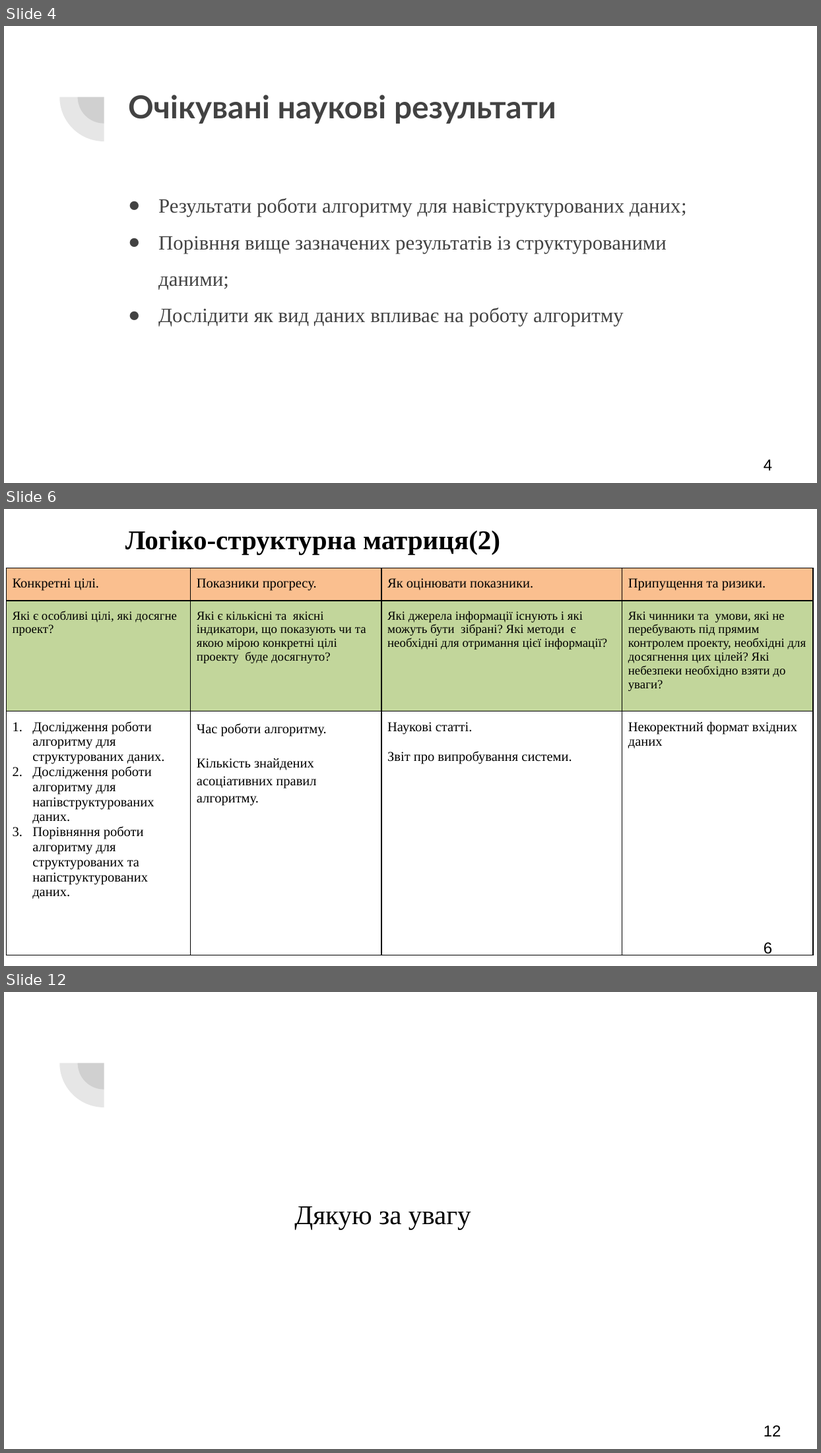
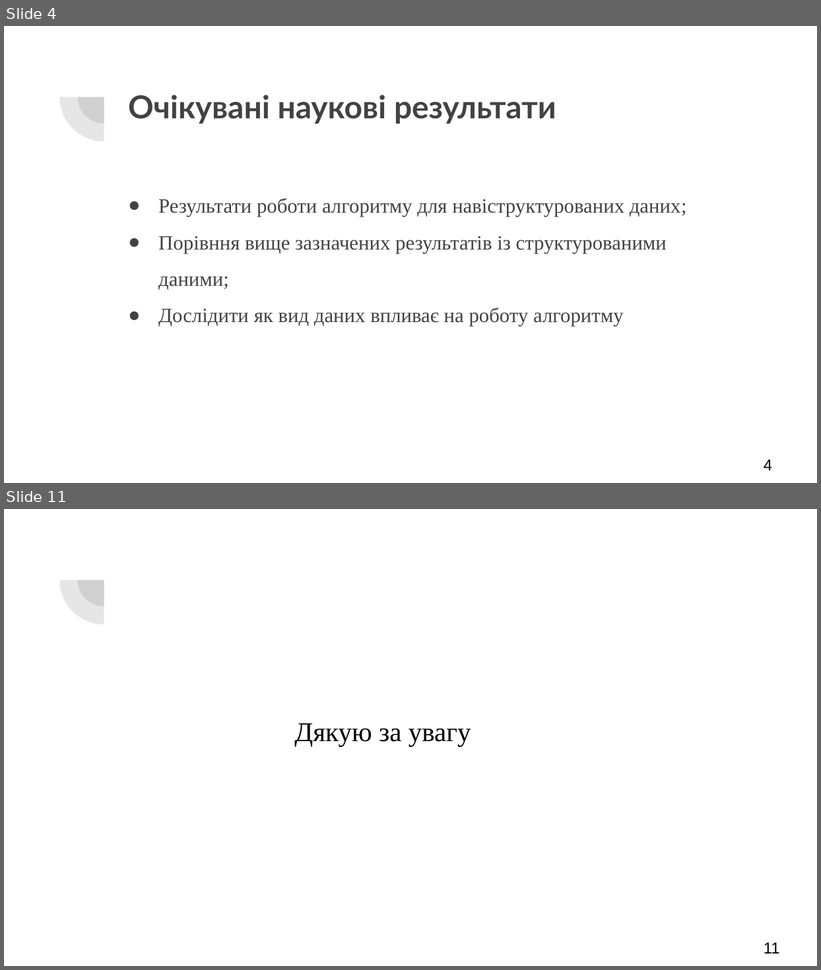
Before and after one commit to AndriiHavryliuk1/master2, a slide deck: docs/Дослідження_роботи_алгоритму_apriori.pptx. Shown one above the other, each under a label of ours: slides 4, 6 and 12 before the commit, slides 4 and 11 after it; the slides between them are not shown. The pictures are 821x1453 and 821x970 pixels, drawn with LibreOffice and Linux fonts; fonts in the diff are those of the drawing. Boxes give left, top, right and bottom in pixels: in the first picture for what was removed or moved away, otherwise in the second. Text is boxed around its words. In the diff, an @@ line names an element or a change of style, - is before the commit and + after.

```diff
--- a/docs/Дослідження_роботи_алгоритму_apriori.pptx
+++ b/docs/Дослідження_роботи_алгоритму_apriori.pptx
@@ slide 6 removed at (4,509,817,966), background #FFFFFF; not listed: 2 template elements that a slide beside it also shows @@
@@ title removed at (125,530,500,555) @@
-Логіко-структурна матриця(2)
@@ table removed at (7,568,814,955), 3 rows, 4 columns @@
-Конкретні цілі. | Показники прогресу. | Як оцінювати показники. | Припущення та ризики.
-Які є особливі цілі, які досягне проект? | Які є кількісні та якісні індикатори, що показують чи та якою мірою конкретні цілі проекту буде досягнуто? | Які джерела інформації існують і які можуть бути зібрані? Які методи є необхідні для отримання цієї інформації? | Які чинники та умови, які не перебувають під прямим контролем проекту, необхідні для досягнення цих цілей? Які небезпеки необхідно взяти до уваги?
-Дослідження роботи алгоритму для структурованих даних. / Дослідження роботи алгоритму для напівструктурованих даних. / Порівняння роботи алгоритму для структурованих та напіструктурованих даних. | Час роботи алгоритму. / Кількість знайдених асоціативних правил алгоритму. | Наукові статті. / Звіт про випробування системи. | Некоректний формат вхідних даних
@@ page number removed at (764,943,772,956) @@
-6
@@ what was slide 12 is now slide 11 @@
@@ page number at (764,943,780,954): text changed @@
-12
+11
```
Also in this commit, not shown: 3 slides changed, 6 slides added, 6 other slides removed, 2 other files.
